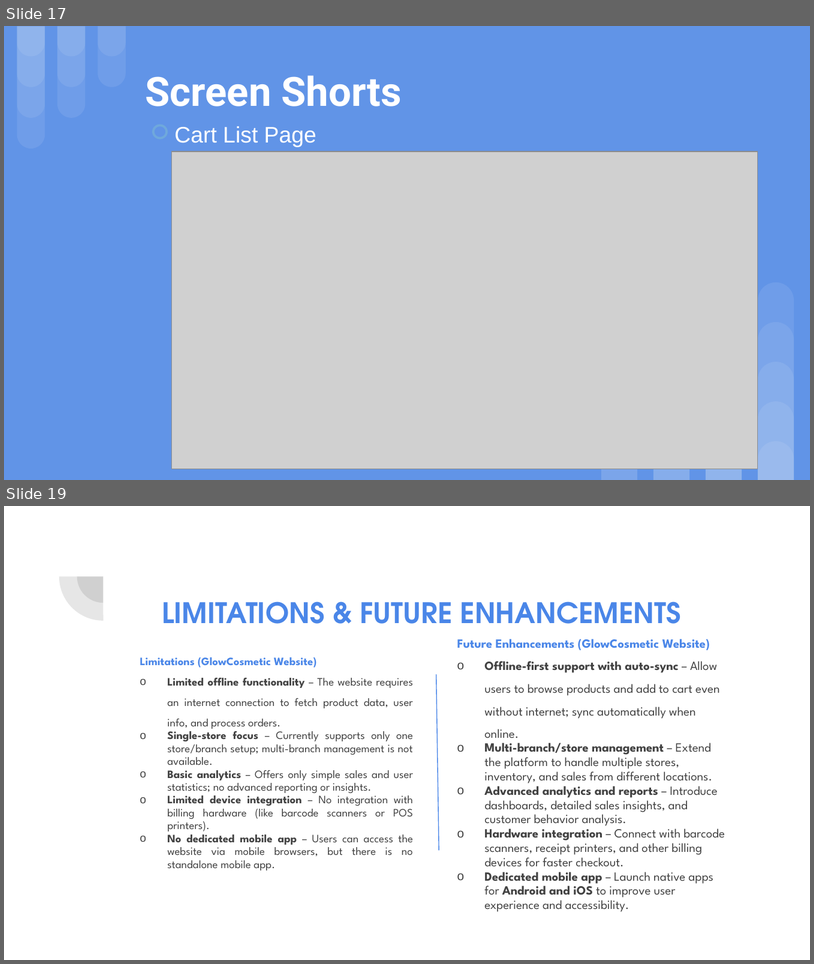
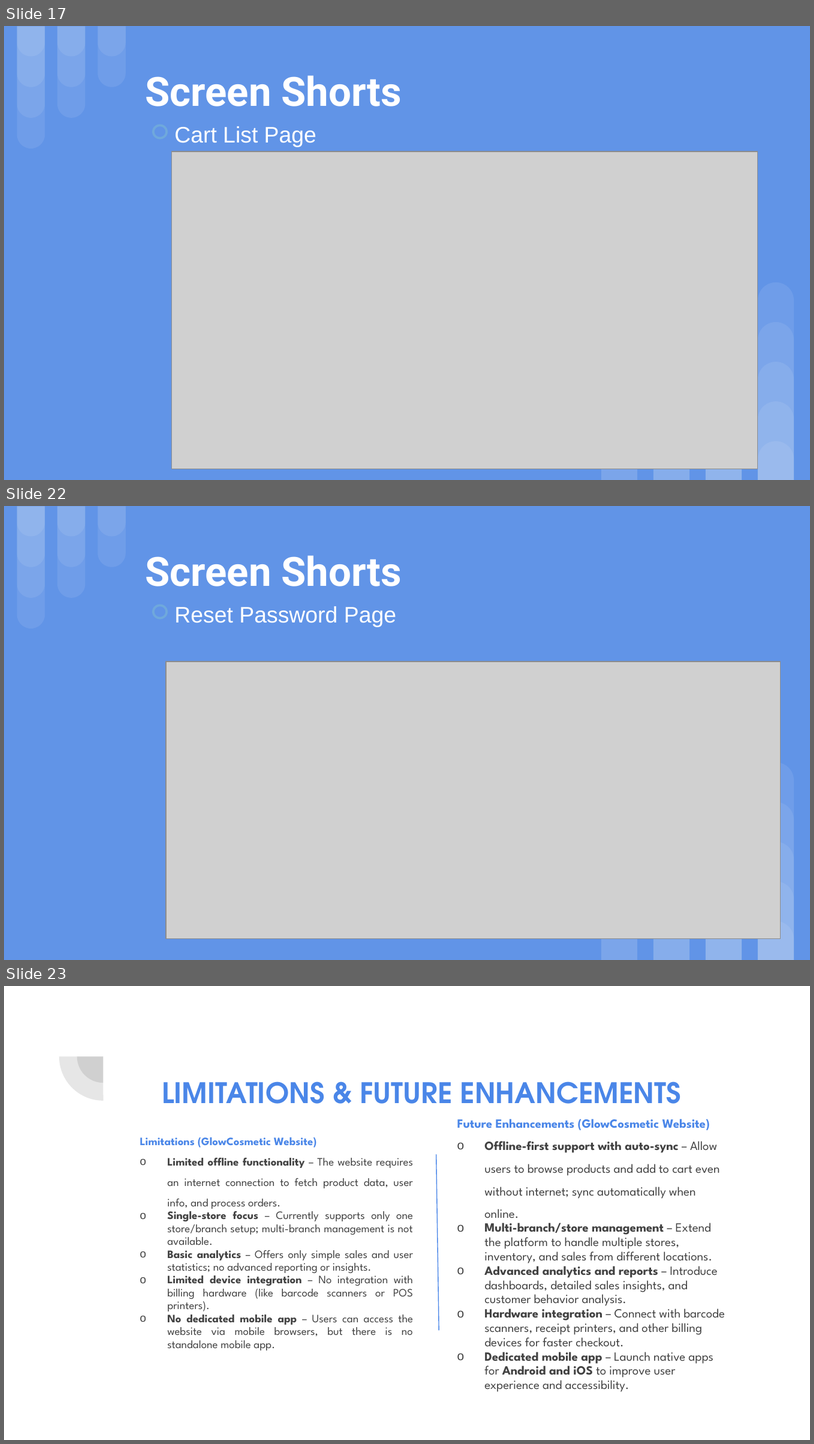
Before and after one commit to angelraiyanii/Cosmetic_Product_React_MCA, a slide deck: GlowCosmetic Wabsite React MCA CIE-2.pptx. Shown one above the other, each under a label of ours: slides 17 and 19 before the commit, slides 17, 22 and 23 after it; the slides between them are not shown. The pictures are 814x964 and 814x1444 pixels, drawn with LibreOffice and Linux fonts; fonts in the diff are those of the drawing; grey boxes stand for pictures. Boxes give left, top, right and bottom in pixels: in the first picture for what was removed or moved away, otherwise in the second. Text is boxed around its words. In the diff, an @@ line names an element or a change of style, - is before the commit and + after.

```diff
--- a/GlowCosmetic Wabsite React MCA CIE-2.pptx
+++ b/GlowCosmetic Wabsite React MCA CIE-2.pptx
@@ slide 22 added at box(4, 506, 810, 960), background #6194E7; not listed: 23 template elements that a slide beside it also shows @@
@@ title added at box(145, 555, 401, 586), 36 pt, text #FFFFFF, bold @@
+Screen Shorts
@@ ellipse added at box(153, 605, 167, 618), fill #6194E7, outline #6FA8DC 2 pt @@
@@ text added at box(174, 606, 396, 627), 20 pt, text #FFFFFF @@
+Reset Password Page
@@ picture added at box(166, 661, 780, 938) @@
@@ what was slide 19 is now slide 23 @@
```
Also in this commit, not shown: 2 slides changed, 3 other slides added, 28 other files.
